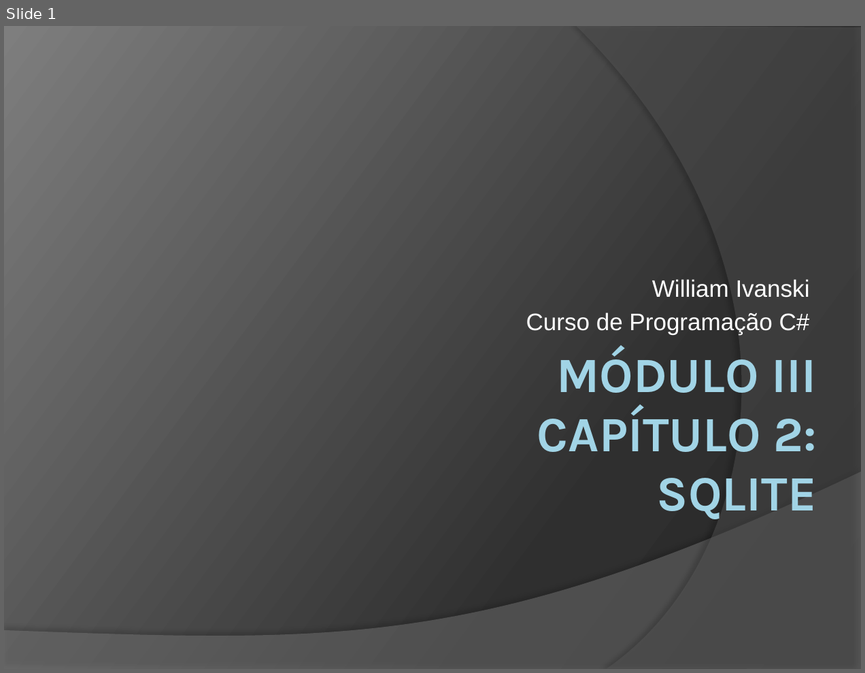
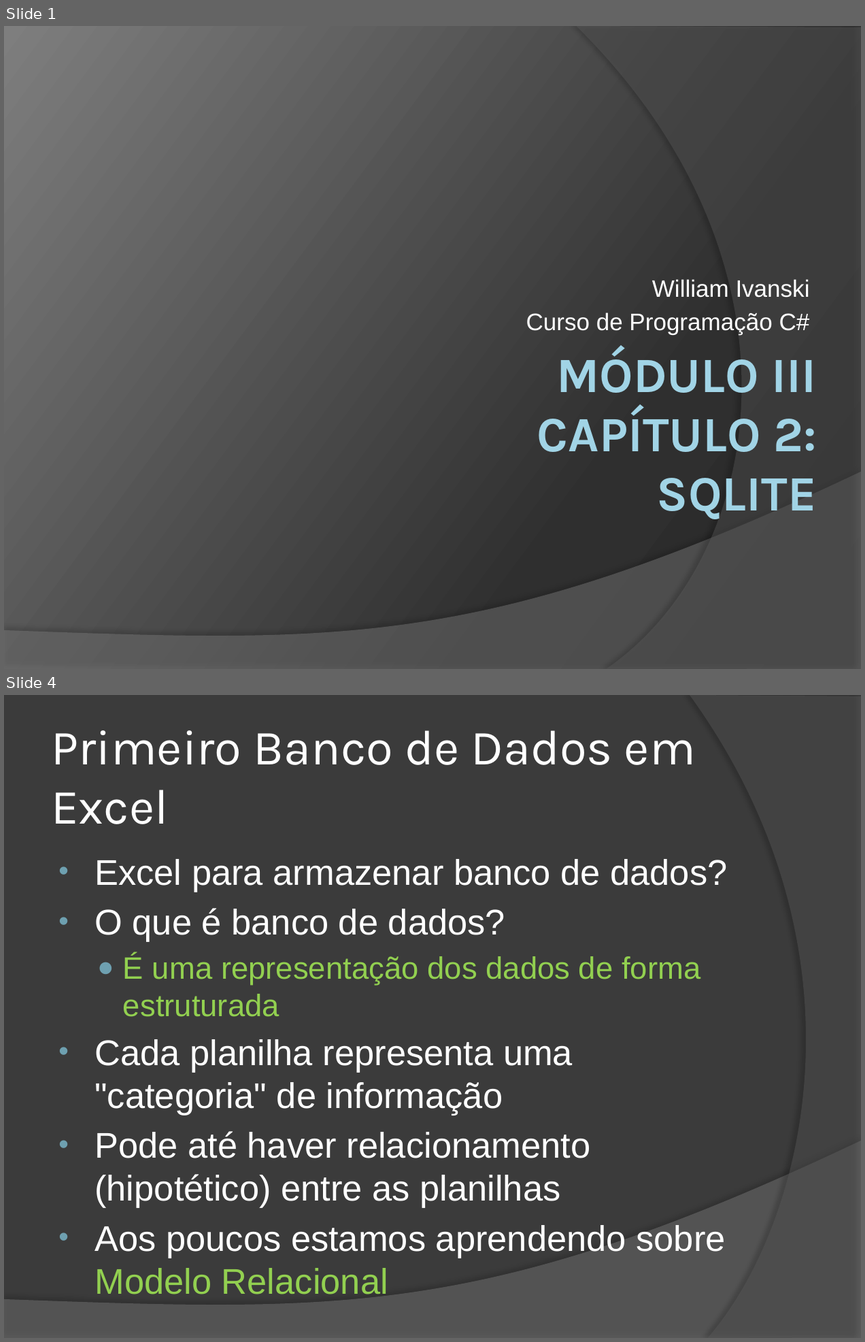
Before and after one commit to wind39/wind39.github.io, a slide deck: curso/modulo3capitulo2.pptx. Shown one above the other, each under a label of ours: slide 1 before the commit, slides 1 and 4 after it; the slides between them are not shown. The pictures are 865x673 and 865x1342 pixels, drawn with LibreOffice and Linux fonts; fonts in the diff are those of the drawing. Boxes give left, top, right and bottom in pixels: in the first picture for what was removed or moved away, otherwise in the second. Text is boxed around its words. In the diff, an @@ line names an element or a change of style, - is before the commit and + after.

```diff
--- a/curso/modulo3capitulo2.pptx
+++ b/curso/modulo3capitulo2.pptx
@@ slide 4 added at bbox=[4, 695, 861, 1338], background #3B3B3B; not listed: 1 template element that a slide beside it also shows @@
@@ freeform shape added at bbox=[689, 695, 861, 1338], fill #5E5E5E at 40% opacity @@
@@ title added at bbox=[51, 730, 696, 824], 41.4 pt, text #FFFFFF @@
+Primeiro Banco de Dados em Excel
@@ text added at bbox=[94, 859, 727, 1258], 30 pt, text #FFFFFF @@
+• Excel para armazenar banco de dados?
+• O que é banco de dados?
+  ● É uma representação dos dados de forma estruturada
+• Cada planilha representa uma "categoria" de informação
+• Pode até haver relacionamento (hipotético) entre as planilhas
+• Aos poucos estamos aprendendo sobre Modelo Relacional
```
Also in this commit, not shown: 1 slide changed, 24 other slides added, 16 other files.
